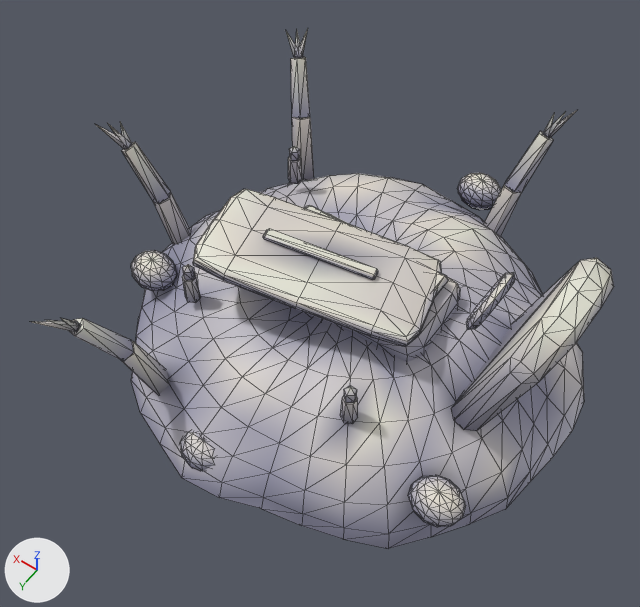
The glTF model models/barrow.glb, before and after one commit.
Both versions are drawn from a camera (50 mm lens) standing at (-1.32, 2.11, 2.68) and looking at (0.13, 0.08, -0.52). The axes (+X, +Y, +Z) are drawn at lower left. The lights are the same throughout. The older version comes first. Mesh edges are drawn as thin lines. Where no turn or scale is listed for an object, it has been applied to the vertices. Vertices at exactly the same position are counted once.

Names of what the first picture shows: 'arm_0', 'arm_1', 'arm_2', 'arm_3', 'lid', 'mound'.
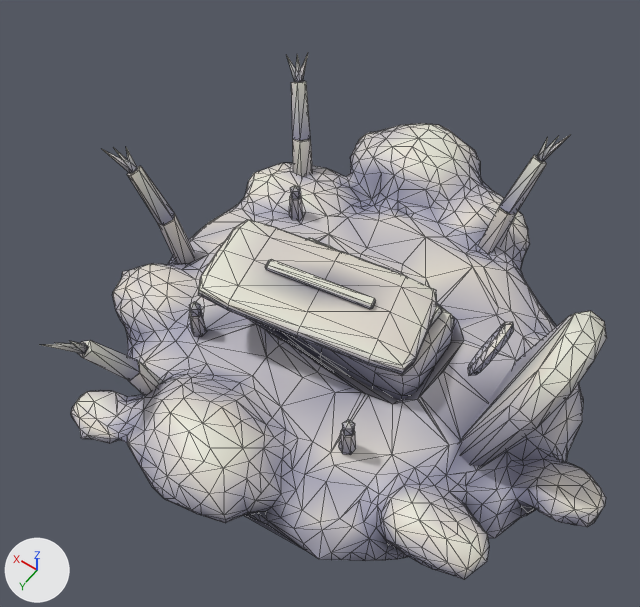
The change in detail:
me_mound is used by ob_mound; location (0.002, 0.003, 0.005).
me_mound had 1126 vertices, 2188 faces and spanned x -1.08..1.09, y -1.08..1.01, z -0.94..0.3.
me_mound now has 1550 vertices, 3060 faces and spans x -1.35..1.14, y -1.4..1.17, z -1.23..0.02.
me_mound part 1: the loose piece of 12 vertices spanning x 0.52..0.59, y 0.41..0.49, z -0.4..-0.26 is moved by (0.0, 0.0, -0.26).
me_mound part 2: the loose piece of 12 vertices spanning x 0.59..0.66, y -0.44..-0.37, z -0.39..-0.25 is moved by (0.0, 0.0, -0.26).
me_mound part 3: the loose piece of 12 vertices spanning x -0.38..-0.32, y 0.52..0.59, z -0.4..-0.26 is moved by (0.0, 0.0, -0.26).
me_mound part 4: the loose piece of 98 vertices spanning x -0.45..0.45, y -0.25..0.25, z -0.56..-0.24 is moved by (0.0, 0.0, -0.22).
me_mound part 5: the loose piece of 42 vertices spanning x -1.02..-0.65, y -0.3..0.3, z -0.51..0.3 is moved by (-0.05, 0.0, -0.28).
me_mound part 6: the loose piece of 24 vertices spanning x -0.37..0.37, y -0.17..0.17, z -0.25..-0.21 is moved by (0.0, 0.0, -0.22).
me_mound part 7: the loose piece of 48 vertices spanning x -0.68..-0.56, y -0.14..0.14, z -0.16..0.11 is moved by (-0.05, 0.0, -0.28).
me_mound part 8: the loose piece of 12 vertices spanning x 0.53..0.58, y 0.43..0.48, z -0.28..-0.18 is moved by (0.0, 0.0, -0.26).
me_mound part 9: the loose piece of 12 vertices spanning x 0.6..0.65, y -0.42..-0.38, z -0.27..-0.18 is moved by (0.0, 0.0, -0.26).
me_mound part 10: the loose piece of 12 vertices spanning x -0.38..-0.33, y 0.53..0.58, z -0.28..-0.19 is moved by (0.0, 0.0, -0.26).
me_mound part 11: the loose piece of 326 vertices spanning x -1.08..1.09, y -1.0..1.01, z -0.94..-0.32 is rebuilt with 1266 vertices and now spans x -1.35..1.14, y -1.4..1.17, z -1.23..-0.49.
me_mound part 12: 6 loose pieces with 516 vertices, spanning x -0.94..1.0, y -1.08..0.99, z -0.8..-0.44, are deleted.
Object 'arm_0' (ob_arm_0) moves from (0.51, 0.756, -0.69) to (0.511, 0.755, -0.84).
Object 'arm_1' (ob_arm_1) moves from (0.762, -0.656, -0.681) to (0.763, -0.657, -0.831).
Object 'arm_2' (ob_arm_2) moves from (-0.246, -0.808, -0.686) to (-0.245, -0.808, -0.836).
Object 'arm_3' (ob_arm_3) moves from (0.914, 0.1, -0.684) to (0.915, 0.1, -0.834).
Object 'lid' (ob_lid) moves from (-0.402, 0.123, -0.232) to (-0.401, 0.122, -0.432).

Where the change shows, as pixel boxes (x1, y1, x2, y2) in the pictures (640 x 607 px; the box of a moved part takes in the faces that stretch with it):
'mound', reshaped (11% wider, 13% taller): before (131, 146, 614, 549); after (71, 123, 607, 580)
'lid', moved: before (193, 189, 442, 347); after (198, 220, 437, 374)
'arm_0', moved: before (32, 318, 170, 395); after (42, 340, 163, 396)
'arm_3', moved: before (95, 122, 191, 244); after (102, 147, 195, 264)
'arm_2', moved: before (483, 110, 577, 236); after (479, 134, 571, 254)
'arm_1', moved: before (286, 29, 314, 180); after (287, 54, 313, 177)
part 1 of me_mound, moved or reshaped: before (182, 275, 201, 303); after (189, 312, 206, 337)
part 2 of me_mound, moved or reshaped: before (288, 157, 302, 184); after (289, 195, 303, 220)
part 3 of me_mound, moved or reshaped: before (340, 396, 358, 424); after (339, 430, 356, 455)
part 4 of me_mound, moved or reshaped: before (304, 213, 460, 362); after (270, 243, 454, 400)
part 5 of me_mound, moved or reshaped: before (451, 258, 614, 431); after (459, 311, 607, 466)
part 6 of me_mound, moved or reshaped: before (305, 205, 448, 297); after (308, 238, 442, 329)
part 7 of me_mound, moved or reshaped: before (466, 272, 515, 330); after (468, 322, 513, 375)
part 8 of me_mound, moved or reshaped: before (182, 264, 195, 280); after (189, 302, 201, 316)
part 9 of me_mound, moved or reshaped: before (289, 146, 300, 161); after (290, 185, 301, 199)
part 10 of me_mound, moved or reshaped: before (344, 385, 357, 402); after (342, 419, 355, 435)
part 11 of me_mound, rebuilt (18% wider, 22% taller): before (131, 174, 584, 549); after (71, 123, 606, 580)
part 12 of me_mound, deleted: before (131, 173, 502, 527)
